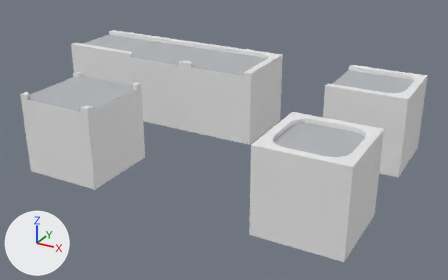
What one commit did to the Blender file assets.blend.
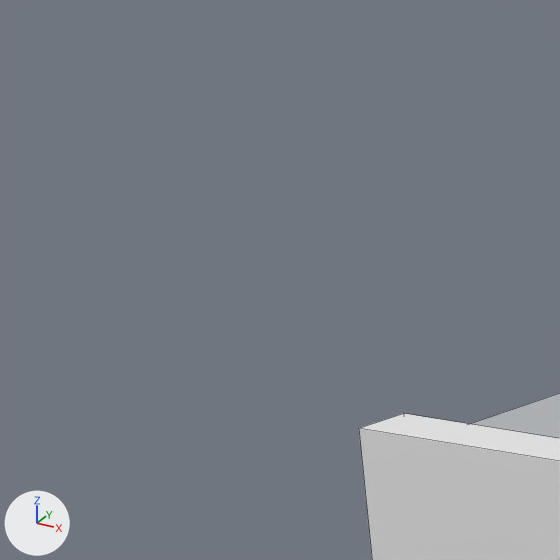
Each version is shown whole from a 50 mm camera at (7.38, -7.86, 2.42) aimed at (3.68, -1.13, -0.95), then close up on the part from 8% to 20% of the width and 0% to 20% of the height. The axes (+X, +Y, +Z) are drawn at lower left. The lights are the same throughout. The first two pictures are the older version. The close-ups show mesh edges as thin lines.

Before the edit, the objects in view are built like this:
```python
me_cube_014 = bpy.data.meshes.new('Cube.014')
me_cube_014.from_pydata(...)  # 16 vertices, 9 faces; spans x 0.0..1.0, y 0.0..1.0, z -1.0..0.0
me_cube_014.materials.append(mat_material_009)  # picture img_texture_png
ob_road_straight = bpy.data.objects.new('road-straight', me_cube_014)
ob_road_straight.location = (1.0, -1.0, 0.0)
```
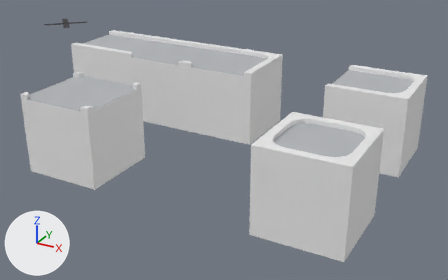
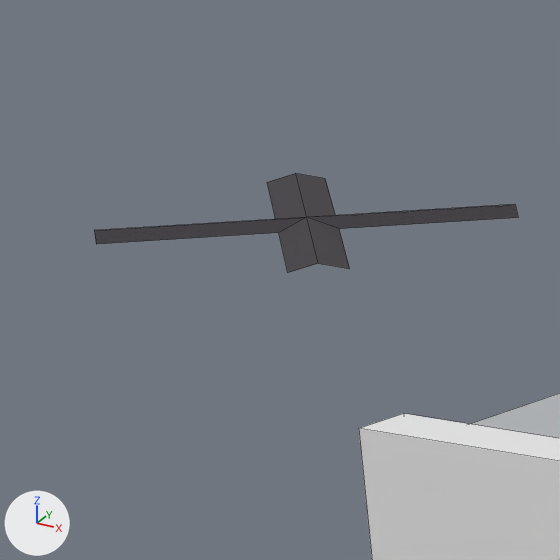
Commit message: Pollution affects house capacity

Changed parts and their boxes [x1, y1, x2, y2] in the close-ups (560 x 560 px):
'house_abandoned', added: after [94, 173, 518, 273]

What the commit changed:
Mesh me_cube_020 is new.
It has 17 vertices, 8 faces and spans x -0.283..0.283, y -0.283..0.283, z -0.005..0.007.
It uses material mat_material_009 (picture img_texture_png).
Object 'house_abandoned' (ob_house_abandoned) is new; it shows me_cube_020.
Its location is (0.0, 0.0, 0.0).
